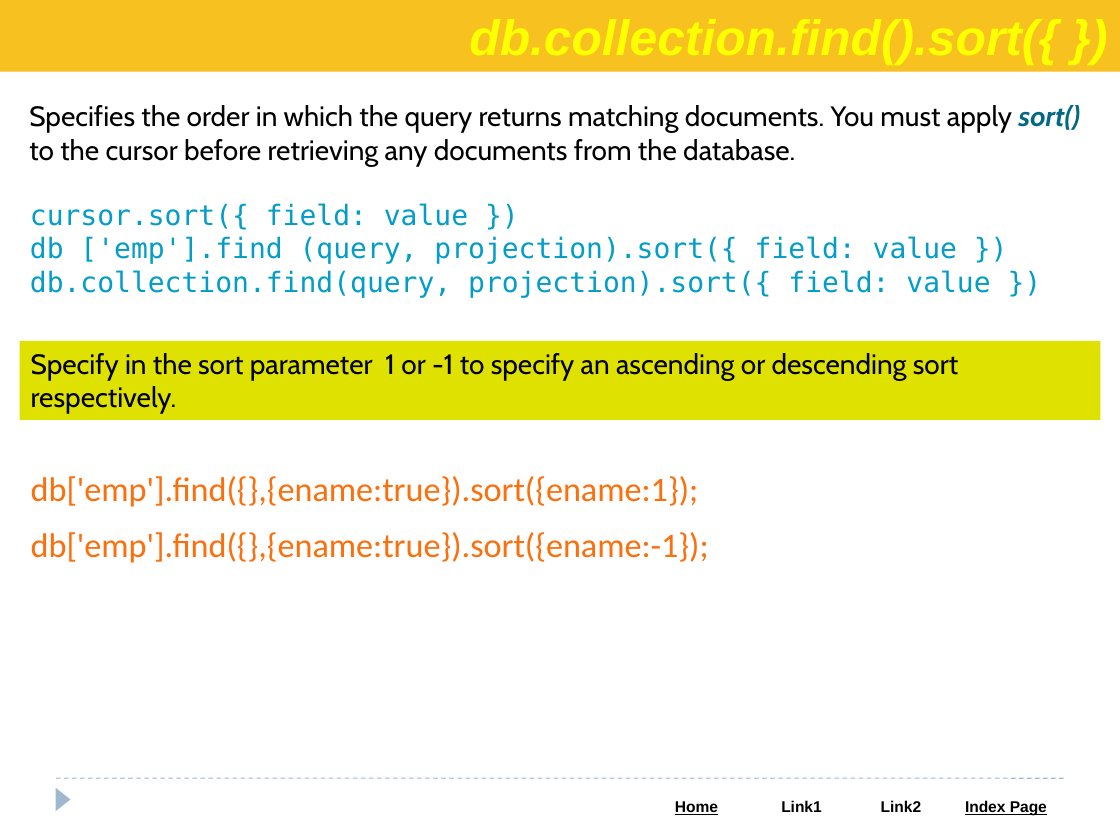
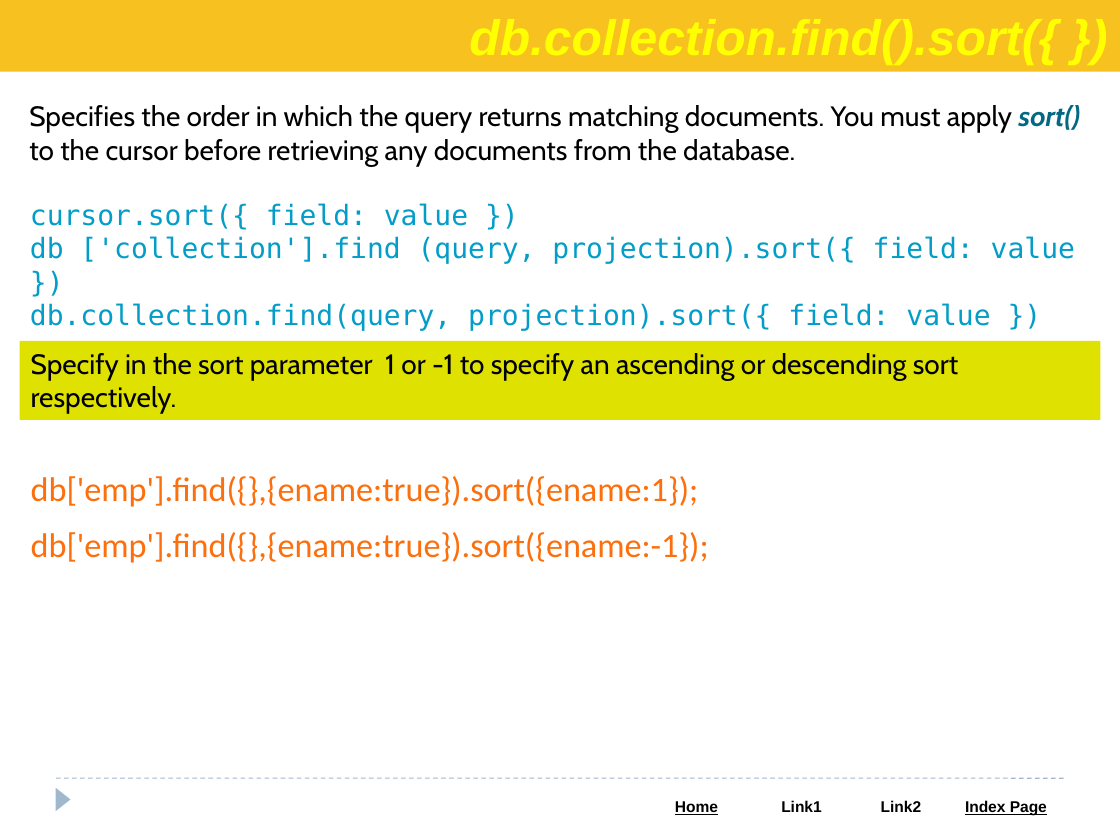
Before and after one commit to Saleel-Bagde/PPT-s, a slide deck: slide 30 of MongoDB.pptx (slide 28 before the commit). Drawn at 1120x840 pixels with LibreOffice and Linux fonts; fonts in the diff are those of the drawing. Boxes give left, top, right and bottom in pixels: in the first picture for what was removed or moved away, otherwise in the second. Text is boxed around its words. In the diff, an @@ line names an element or a change of style, - is before the commit and + after.

```diff
--- a/MongoDB.pptx
+++ b/MongoDB.pptx
@@ text at [30,236,1075,264]: text changed @@
-db ['emp'].find (query, projection).sort({ field: value })
+db ['collection'].find (query, projection).sort({ field: value })
```
Also in this commit, not shown: 4 other slides changed, 2 slides added.
